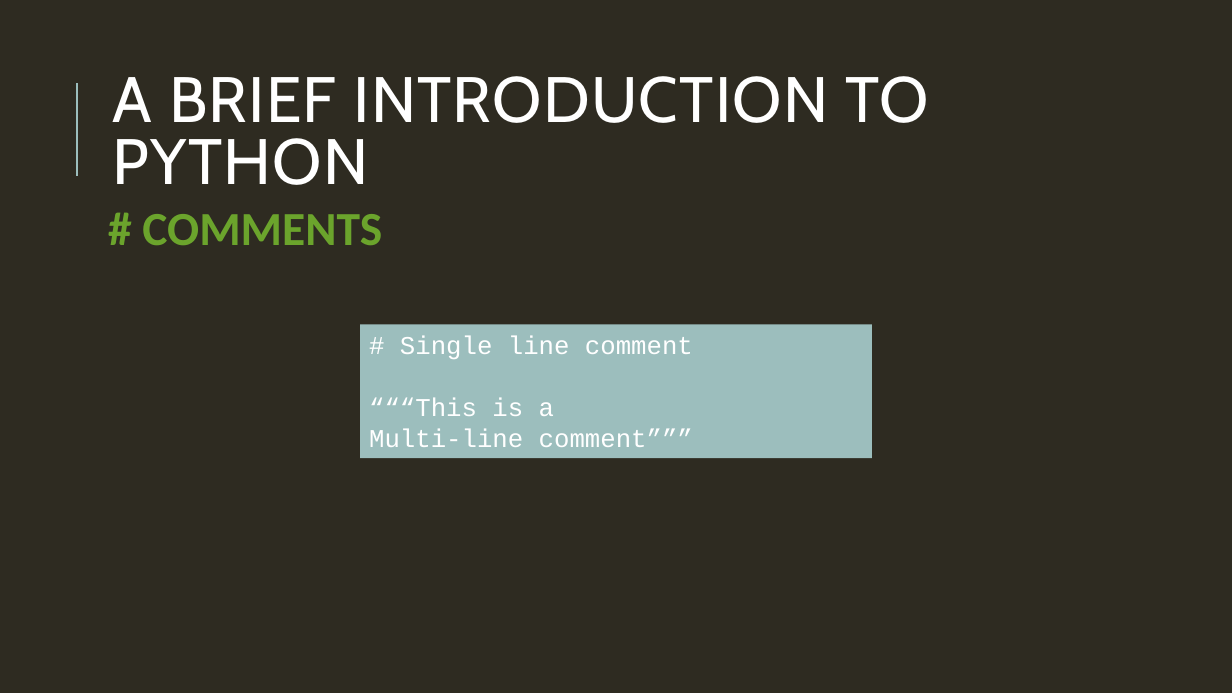
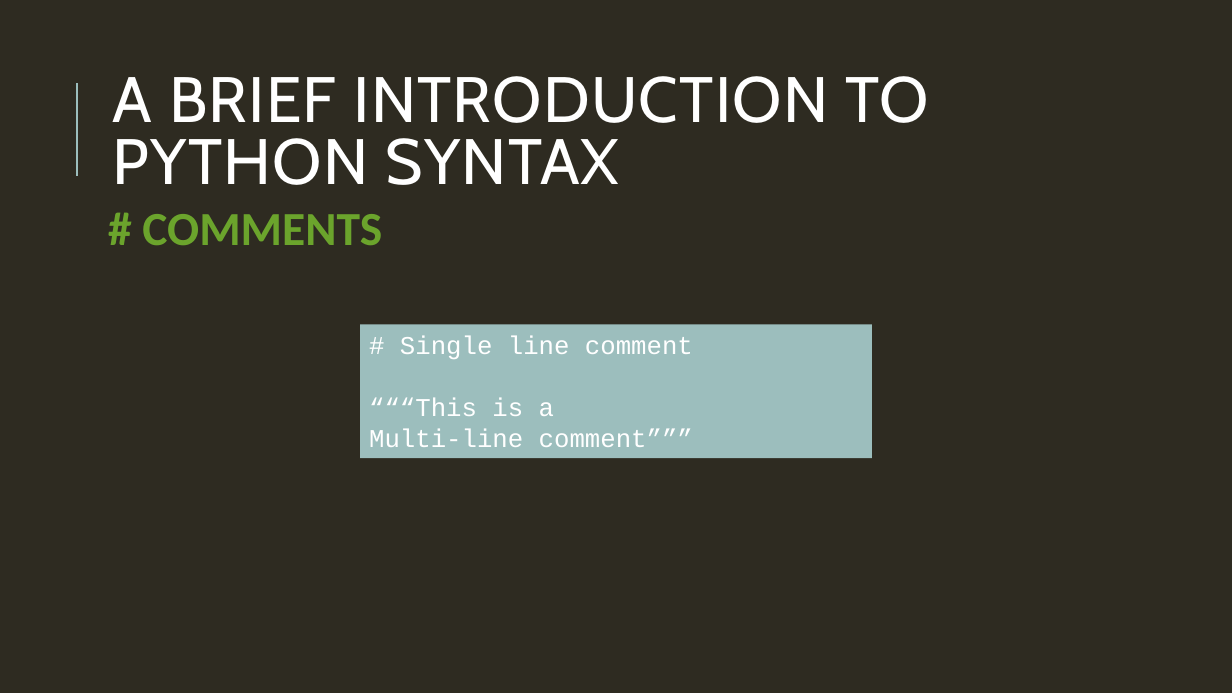
Before and after one commit to fk20268/How2, a slide deck: slide 6 of HOW2_presentation.pptx. Drawn at 1232x693 pixels with LibreOffice and Linux fonts; fonts in the diff are those of the drawing. Boxes give left, top, right and bottom in pixels: in the first picture for what was removed or moved away, otherwise in the second. Text is boxed around its words. In the diff, an @@ line names an element or a change of style, - is before the commit and + after.

```diff
--- a/HOW2_presentation.pptx
+++ b/HOW2_presentation.pptx
@@ title at bbox=[113, 76, 928, 185]: text changed @@
-A BRIEF INTRODUCTION TO PYTHON
+A BRIEF INTRODUCTION TO PYTHON SYNTAX
```
Also in this commit, not shown: 4 other slides changed, 6 slides added, 2 other files.
